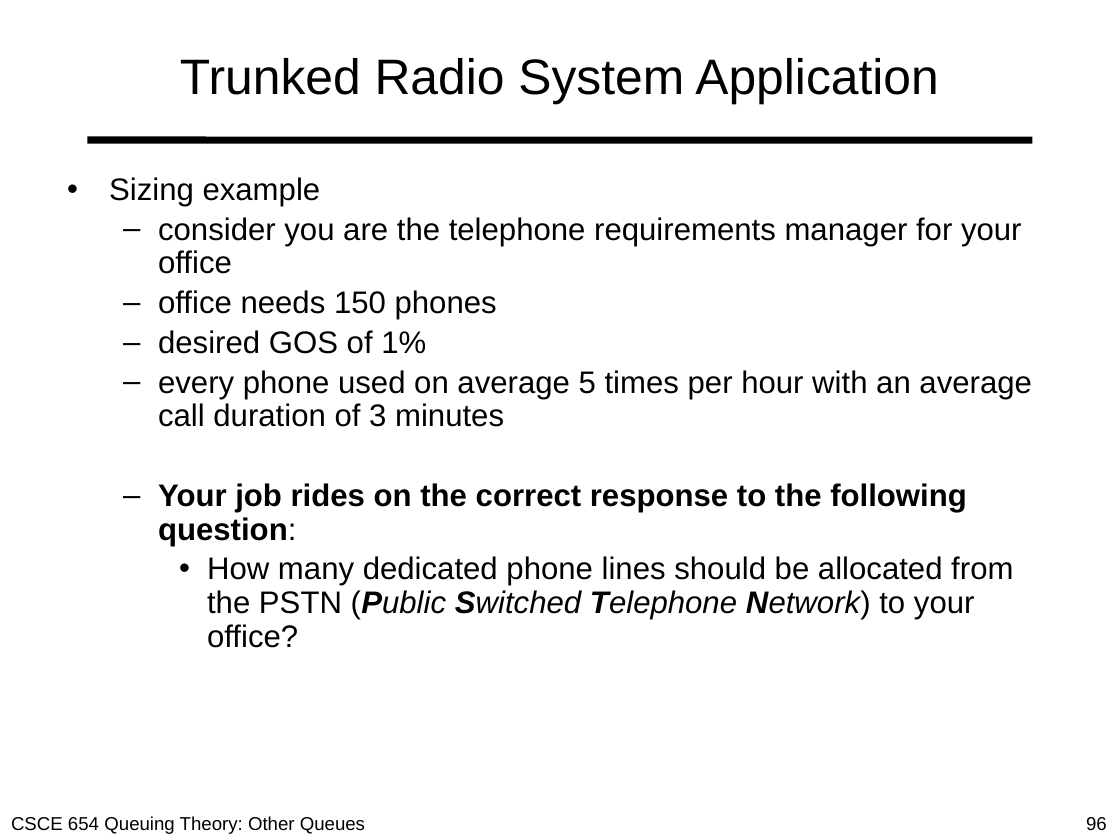
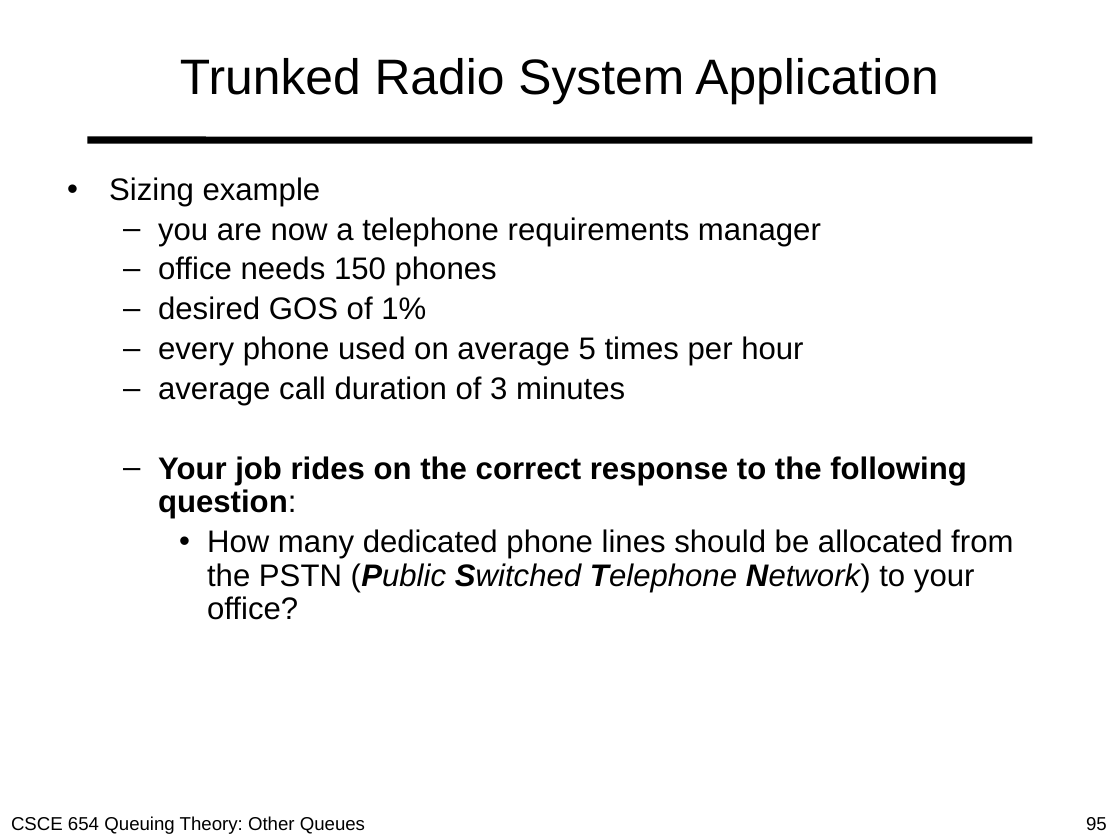
Before and after one commit to MHayden18/Communications, a slide deck: slide 95 of Powerpoints/05_Other_queues.pptx (slide 96 before the commit). Drawn at 1120x840 pixels with LibreOffice and Linux fonts; fonts in the diff are those of the drawing. Boxes give left, top, right and bottom in pixels: in the first picture for what was removed or moved away, otherwise in the second. Text is boxed around its words. In the diff, an @@ line names an element or a change of style, - is before the commit and + after.

```diff
--- a/Powerpoints/05_Other_queues.pptx
+++ b/Powerpoints/05_Other_queues.pptx
@@ text at box(158, 217, 821, 246): text changed @@
-  – consider you are the telephone requirements manager for your office
+  – you are now a telephone requirements manager
@@ text at box(158, 336, 803, 405): text changed @@
-  – every phone used on average 5 times per hour with an average call duration of 3 minutes
+  – every phone used on average 5 times per hour
+  – average call duration of 3 minutes
@@ page number at box(1086, 817, 1107, 831): text changed @@
-96
+95
```
Also in this commit, not shown: 11 other slides changed, 1 slide removed, 1 other file.
